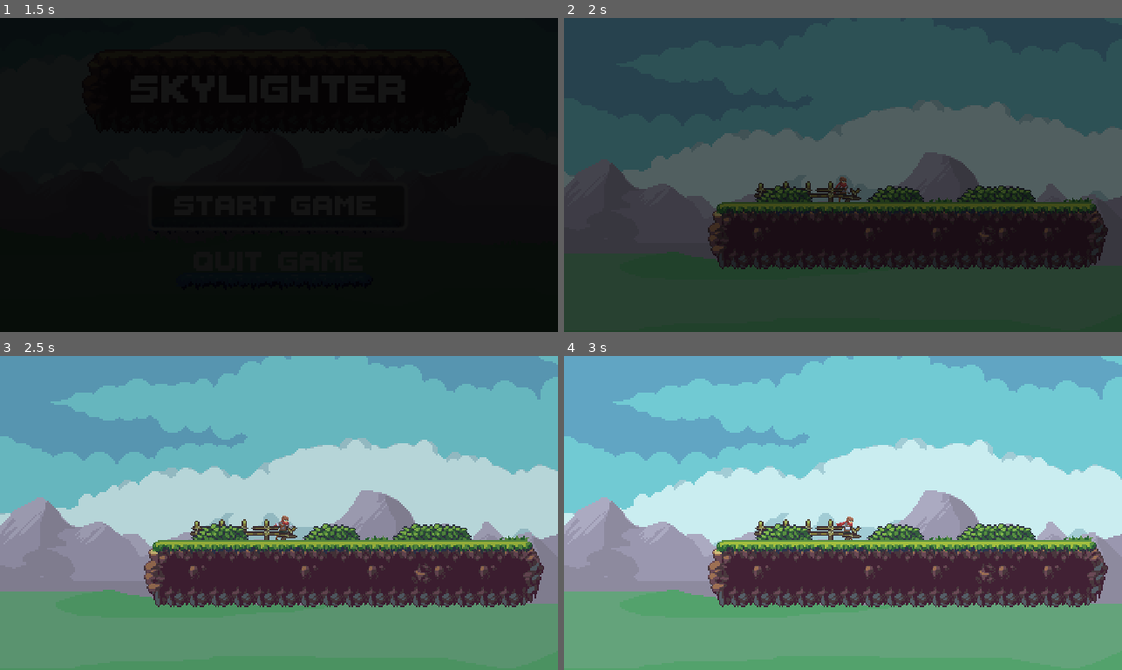
Above: before the commit, frames 1-4 (two rows, left to right).
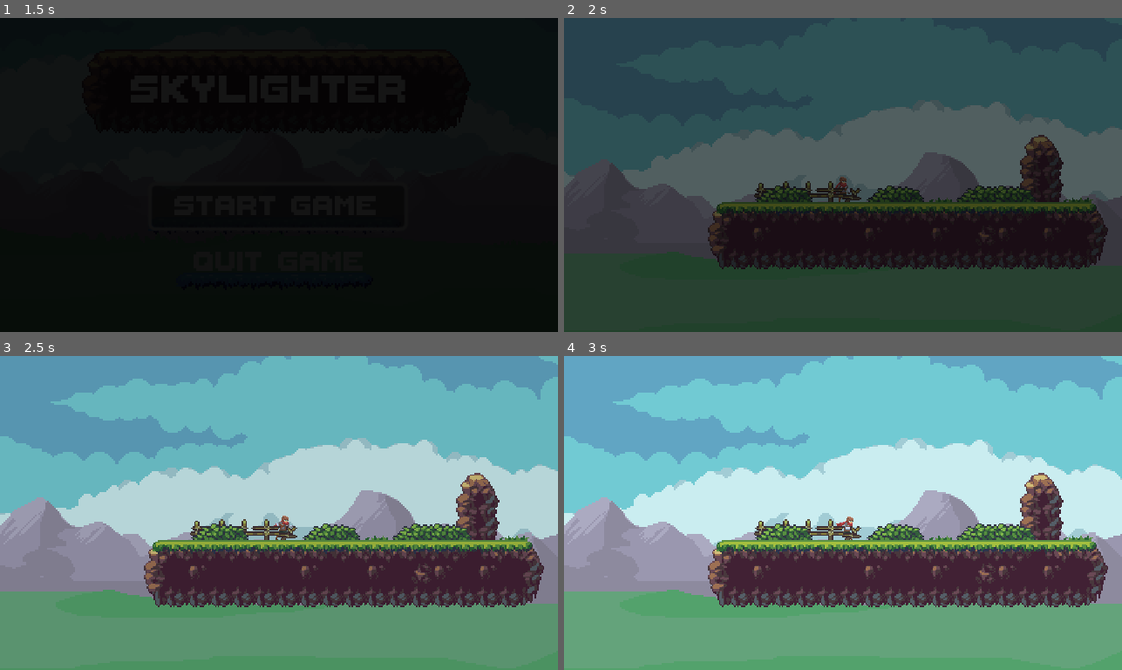
Above: after the commit, the same moments.

Repository: strangerthandev115/HackMT2024
Game: Godot game, scene res://scenes/main/main.tscn
The game is run twice, just before and just after one commit, with the same random seed, the same clock (stepped at 60 frames per second) and the same inputs.
Inputs:
- Up to frame 1 (1.5 s): click "Start Game" at 0.5 s; click "Start Game" at 1.25 s
- Up to frame 2 (2 s): no input
- Up to frame 3 (2.5 s): hold Right (right) from 2.03 s (still down); hold Down (crouch) from 2.03 s (still down); tap Space (jump) at 2.27 s
- Up to frame 4 (3 s): keep holding Right (right); release Down (crouch) at 2.78 s; tap Down (crouch) at 2.85 s

Frame 1 is identical in both runs. In frame 2, 1.3% of the frame differs, in the area x 81-90%, y 37-64%; in frame 3, 1.3%, in the area x 81-90%, y 37-65%; in frame 4, 1.3%.

Commit message:
Changes to player

Diff:
--- a/scenes/player/player.gd
+++ b/scenes/player/player.gd
@@ -6,7 +6,7 @@
 @export var gravity = 10
 @export var jump_velocity = 200
 @export var max_jumps = 2
-@export var start_position = Vector2(0, 0)
+@export var start_position = Vector2(160, 50)
 
 @onready var crouch_shapecast = $CrouchShapeCast2D
 @onready var cshape = $CollisionShape2D
@@ -30,7 +30,7 @@
 
 #executes every frame, for non physics processes
 func _process(delta):
-	if position.y > 500:
+	if position.y > 1000:
 		position = start_position
 	#print(position)
 
--- a/scenes/player/player.tscn
+++ b/scenes/player/player.tscn
@@ -382,6 +382,10 @@
 script = ExtResource("1_lsbkp")
 metadata/player = false
 
+[node name="RayCast2D" type="RayCast2D" parent="."]
+position = Vector2(0, -24)
+rotation = -1.5708
+
 [node name="AnimatedSprite2D" type="AnimatedSprite2D" parent="."]
 position = Vector2(0, -17.5)
 sprite_frames = ExtResource("1_fgoj4")
--- a/scenes/world/world.tscn
+++ b/scenes/world/world.tscn
@@ -12,7 +12,6 @@
 
 [node name="Player" parent="." instance=ExtResource("2_wfce3")]
 position = Vector2(160, 50)
-start_position = Vector2(160, 50)
 
 [node name="TileMap" parent="." instance=ExtResource("2_wy1vo")]
 scale = Vector2(0.8, 0.8)
@@ -20,7 +19,7 @@
 layer_0/z_index = -1
 layer_0/tile_data = PackedInt32Array(393229, 458752, 5, 393228, 393216, 5, 393227, 327680, 5)
 layer_1/name = "Ground"
-layer_1/tile_data = PackedInt32Array(65651, 131072, 2, 115,  …(1788 unchanged characters)… , 196608, 0, 524305, 196608, 2, 458770, 65536, 0, 524306, 65536, 1, 458771, 196608, 0, 458758, 196608, 0, 458759, 196608, 0, 458760, 65536, 0, 589843, 65536, 2, 589844, 65536, 2, 589842, 65536, 2, 524308, 65536, 1, 458772, 65536, 0, 524307, 196608, 2, 589841, 65536, 2, 589840, 65536, 2, 589839, 65536, 2, 589838, 65536, 2, 589837, 65536, 2, 589836, 65536, 2, 589835, 65536, 2, 524299, 196608, 2, 589834, 65536, 2, 524298, 65536, 1, 589833, 65536, 2, 524297, 65536, 1, 589832, 65536, 2, 589831, 65536, 2, 589830, 65536, 2, 589829, 65536, 2, 524293, 65536, 1, 458757, 65536, 0, 589845, 131072, 2, 524309, 131072, 1, 458773, 131072, 0, 589828, 0, 2, 524292, 0, 1, 458756, 0, 0)
+layer_1/tile_data = PackedInt32Array(65651, 131072, 2, 115,  …(1788 unchanged characters)… , 196608, 0, 524305, 196608, 2, 458770, 393216, 0, 524306, 65536, 1, 458771, 262144, 1, 458758, 196608, 0, 458759, 196608, 0, 458760, 65536, 0, 589843, 65536, 2, 589844, 65536, 2, 589842, 65536, 2, 524308, 65536, 1, 458772, 65536, 0, 524307, 196608, 2, 589841, 65536, 2, 589840, 65536, 2, 589839, 65536, 2, 589838, 65536, 2, 589837, 65536, 2, 589836, 65536, 2, 589835, 65536, 2, 524299, 196608, 2, 589834, 65536, 2, 524298, 65536, 1, 589833, 65536, 2, 524297, 65536, 1, 589832, 65536, 2, 589831, 65536, 2, 589830, 65536, 2, 589829, 65536, 2, 524293, 65536, 1, 458757, 65536, 0, 589845, 131072, 2, 524309, 131072, 1, 458773, 131072, 0, 589828, 0, 2, 524292, 0, 1, 458756, 0, 0, 327699, 131072, 1, 262163, 131072, 0, 327698, 0, 1, 262162, 0, 0, 393235, 131072, 1, 393234, 0, 1)
 layer_2/name = "Grass"
 layer_2/z_index = 2
 layer_2/tile_data = PackedInt32Array(458773, 589824, 2, 458772, 524288, 2, 458771, 524288, 2, 458770, 524288, 2, 458769 …(259 unchanged characters)…
